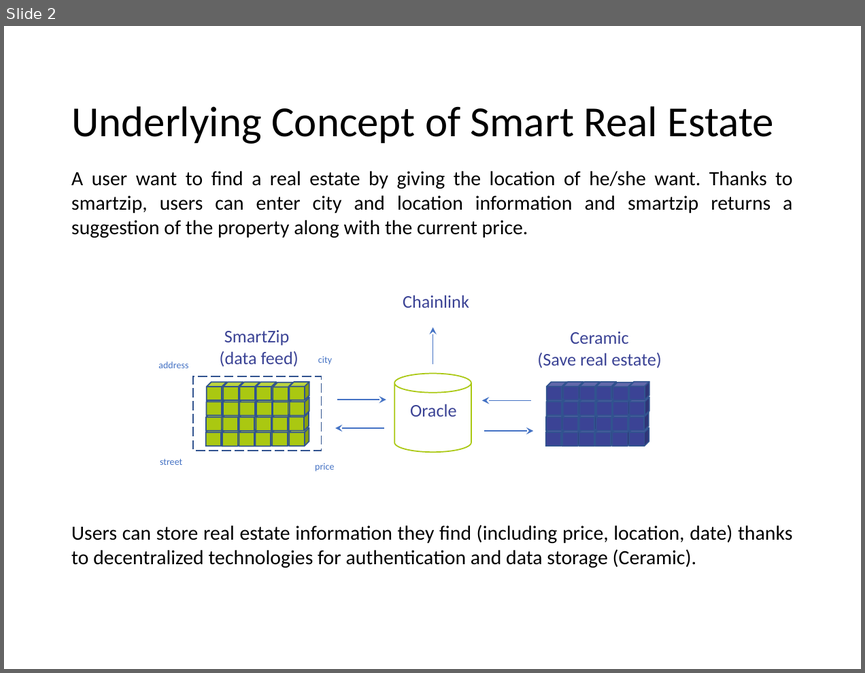
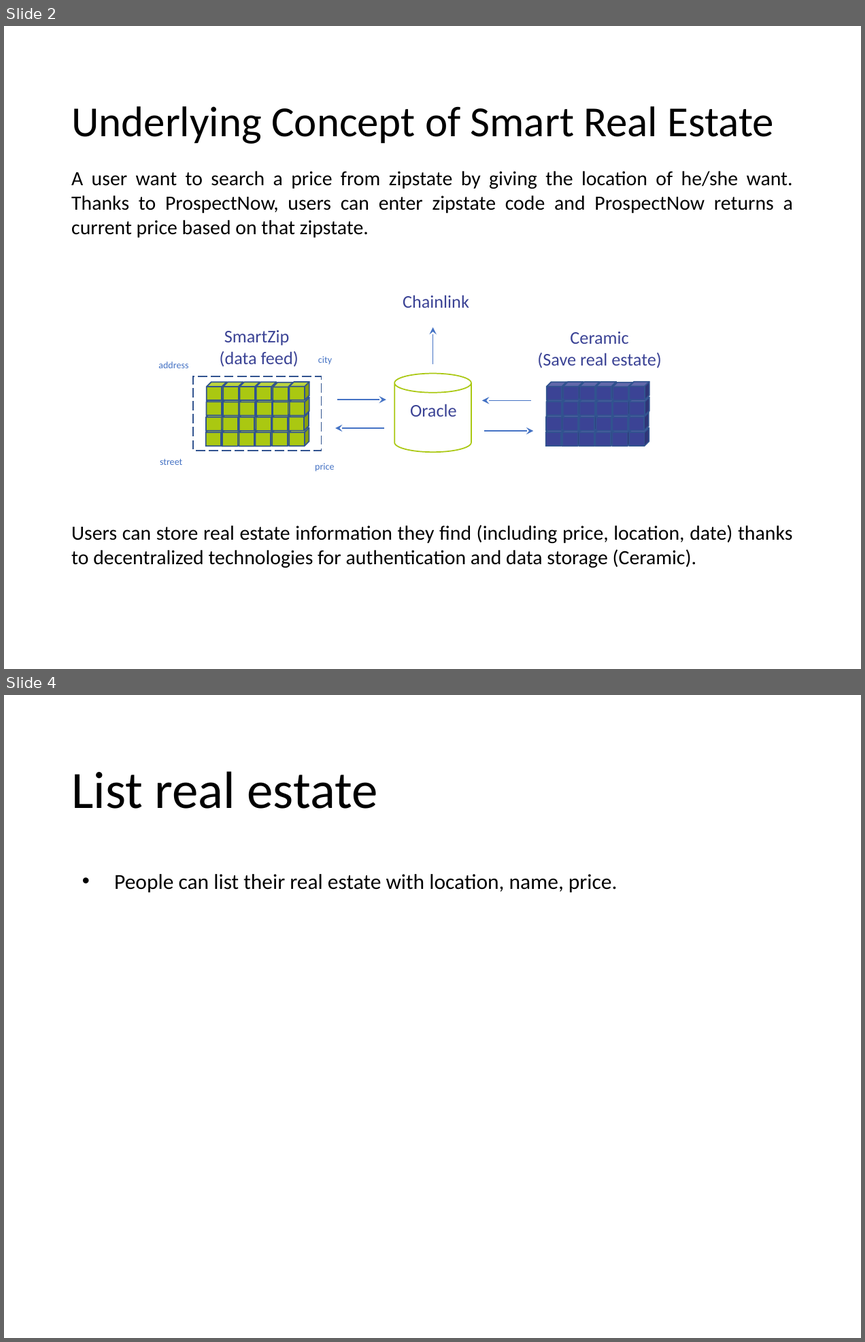
Before and after one commit to anhfactor/SmartRealEstate, a slide deck: Smart_RealEstate_Prototype.PPTX. Shown one above the other, each under a label of ours: slide 2 before the commit, slides 2 and 4 after it; the slides between them are not shown. The pictures are 865x673 and 865x1342 pixels, drawn with LibreOffice and Linux fonts; fonts in the diff are those of the drawing. Boxes give left, top, right and bottom in pixels: in the first picture for what was removed or moved away, otherwise in the second. Text is boxed around its words. In the diff, an @@ line names an element or a change of style, - is before the commit and + after.

```diff
--- a/Smart_RealEstate_Prototype.PPTX
+++ b/Smart_RealEstate_Prototype.PPTX
@@ slide 4 added at bbox=[4, 695, 861, 1338], background #FFFFFF @@
@@ title added at bbox=[71, 771, 378, 809], 44 pt, text #000000 @@
+List real estate
@@ text added at bbox=[114, 874, 617, 892], 18 pt, text #000000 @@
+• People can list their real estate with location, name, price.
@@ slide 2 changed as well @@
@@ text at bbox=[71, 171, 793, 237]: text changed @@
-A user want to find a real estate by giving the location of he/she want. Thanks to smartzip, users can enter city and location information and smartzip returns a suggestion of the property along with the current price.
+A user want to search a price from zipstate by giving the location of he/she want. Thanks to ProspectNow, users can enter zipstate code and ProspectNow returns a current price based on that zipstate.
```
Also in this commit, not shown: 3 other slides changed, 1 other file.
